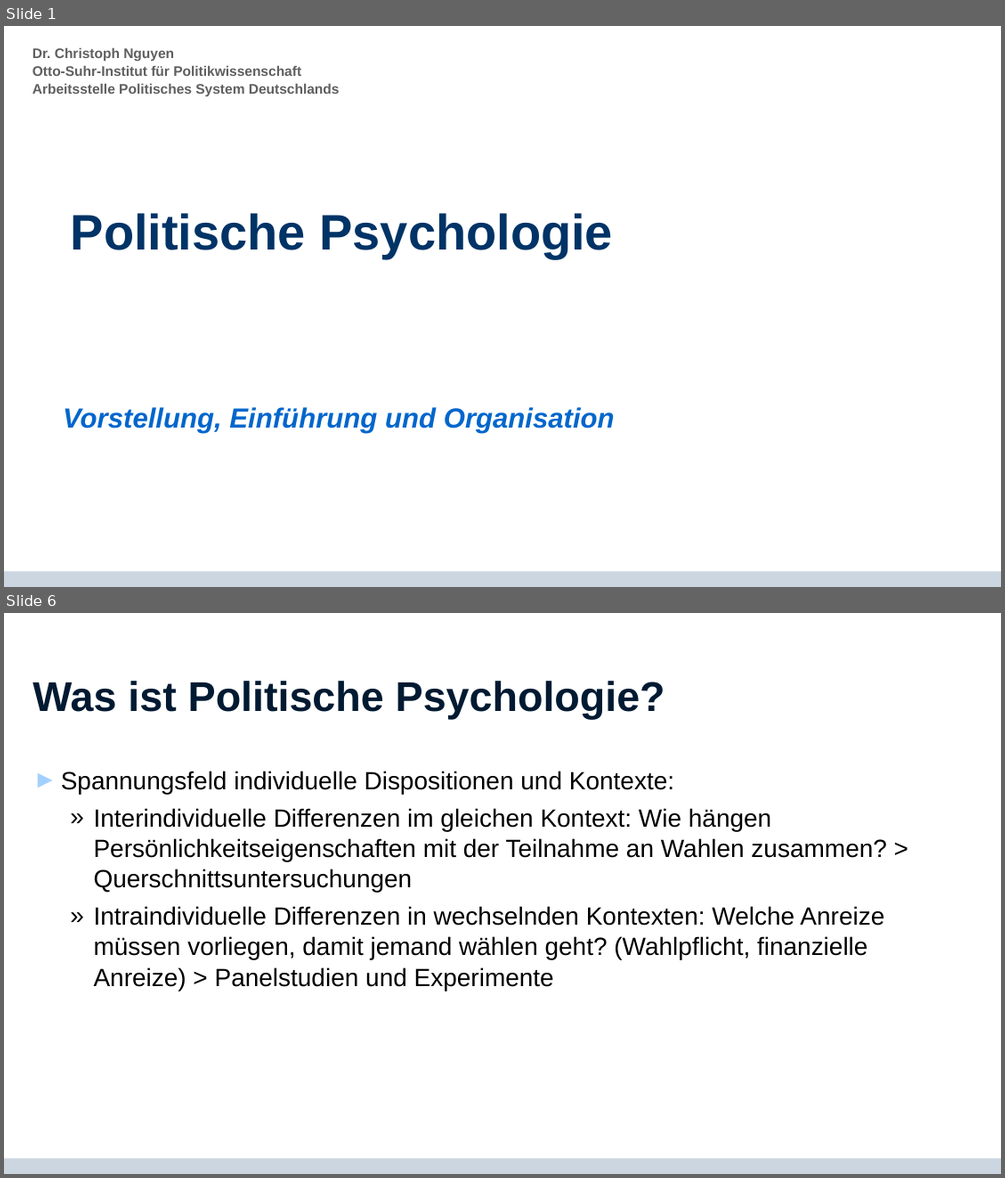
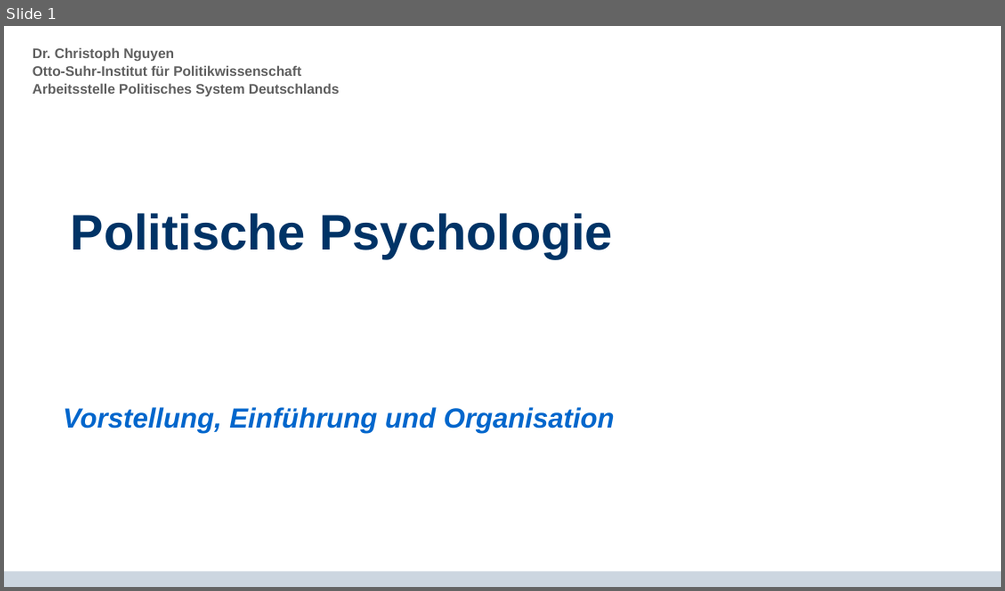
Before and after one commit to cgnguyen/class_political_psychology, a slide deck: 2_Slides_Literature/1_Intro/1- Einfuehrung.pptx. Shown one above the other, each under a label of ours: slides 1 and 6 before the commit, slide 1 after it; the slides between them are not shown. The pictures are 1005x1178 and 1005x591 pixels, drawn with LibreOffice and Linux fonts; fonts in the diff are those of the drawing; background and template pictures are left out. Boxes give left, top, right and bottom in pixels: in the first picture for what was removed or moved away, otherwise in the second. Text is boxed around its words. In the diff, an @@ line names an element or a change of style, - is before the commit and + after.

```diff
--- a/2_Slides_Literature/1_Intro/1- Einfuehrung.pptx
+++ b/2_Slides_Literature/1_Intro/1- Einfuehrung.pptx
@@ slide 6 removed at box(4, 613, 1001, 1174), background #FFFFFF; not listed: 1 template element that a slide beside it also shows @@
@@ title removed at box(32, 681, 665, 719) @@
-Was ist Politische Psychologie?
@@ text removed at box(61, 771, 886, 990) @@
-► Spannungsfeld individuelle Dispositionen und Kontexte:
-  » Interindividuelle Differenzen im gleichen Kontext: Wie hängen Persönlichkeitseigenschaften mit der Teilnahme an Wahlen zusammen? > Querschnittsuntersuchungen
-  » Intraindividuelle Differenzen in wechselnden Kontexten: Welche Anreize müssen vorliegen, damit jemand wählen geht? (Wahlpflicht, finanzielle Anreize) > Panelstudien und Experimente
```
Also in this commit, not shown: 3 slides changed, 11 slides added, 8 other slides removed, 2 other files.
